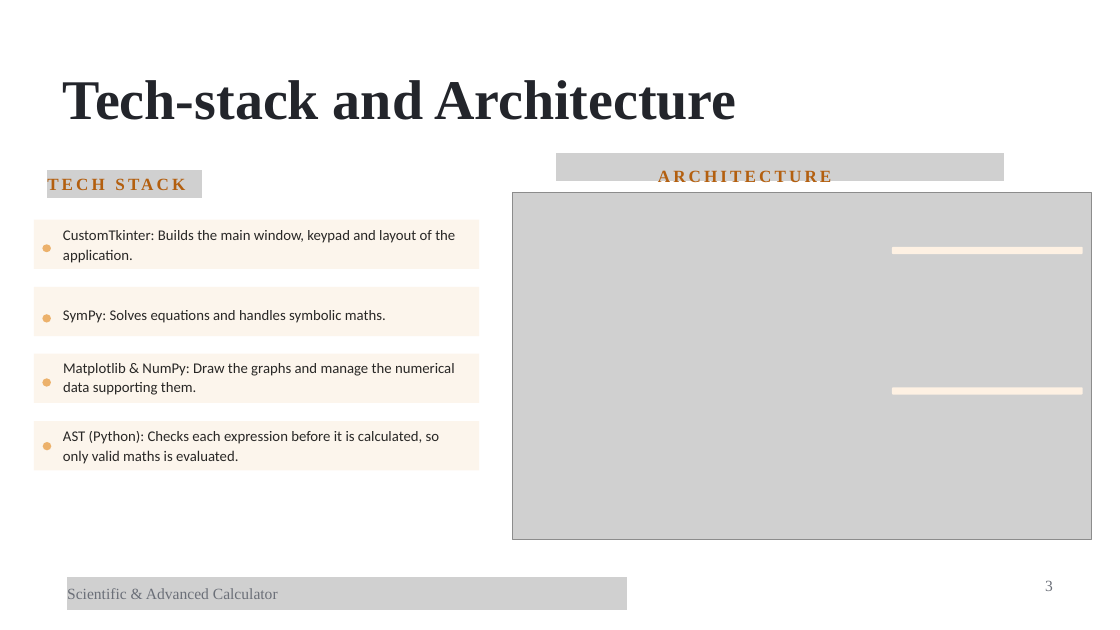
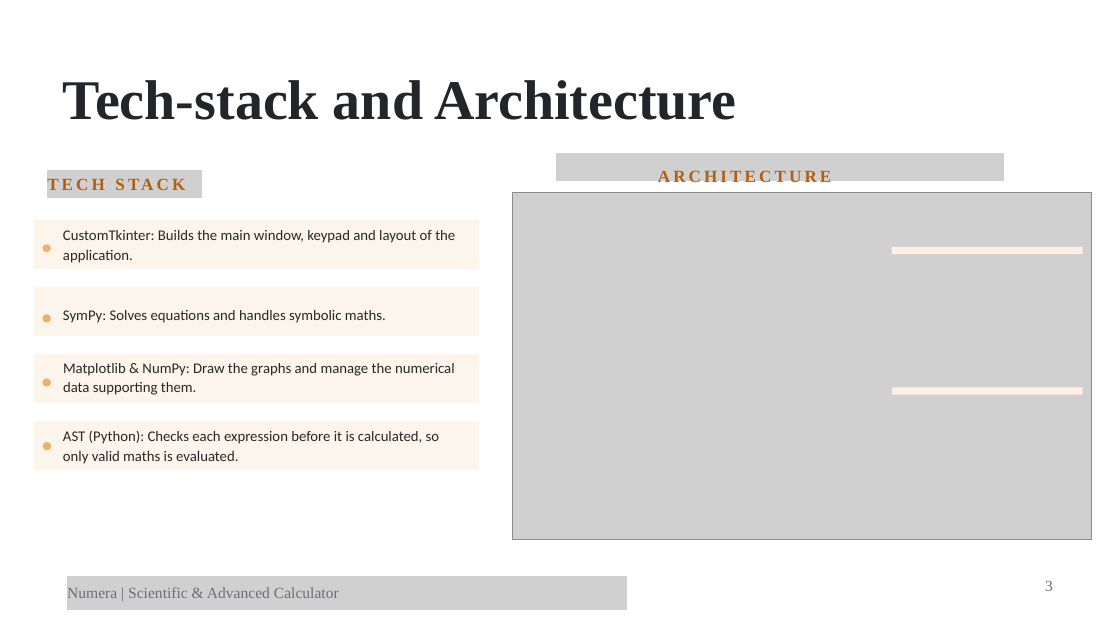
Before and after one commit to Aditi020/Numera, a slide deck: slide 3 of docs/Calculator.pptx. Drawn at 1120x630 pixels with LibreOffice and Linux fonts; fonts in the diff are those of the drawing; grey boxes stand for pictures. Boxes give left, top, right and bottom in pixels: in the first picture for what was removed or moved away, otherwise in the second. Text is boxed around its words. In the diff, an @@ line names an element or a change of style, - is before the commit and + after.

Commit message:
Added Refrences to presentation and Gave a title to my calculator

```diff
--- a/docs/Calculator.pptx
+++ b/docs/Calculator.pptx
@@ picture at (67, 576, 627, 610): outline redrawn @@
@@ text at (67, 587, 339, 598): text changed @@
-Scientific & Advanced Calculator
+Numera | Scientific & Advanced Calculator
```
Also in this commit, not shown: 6 other slides changed, 1 slide added, 3 other files.
